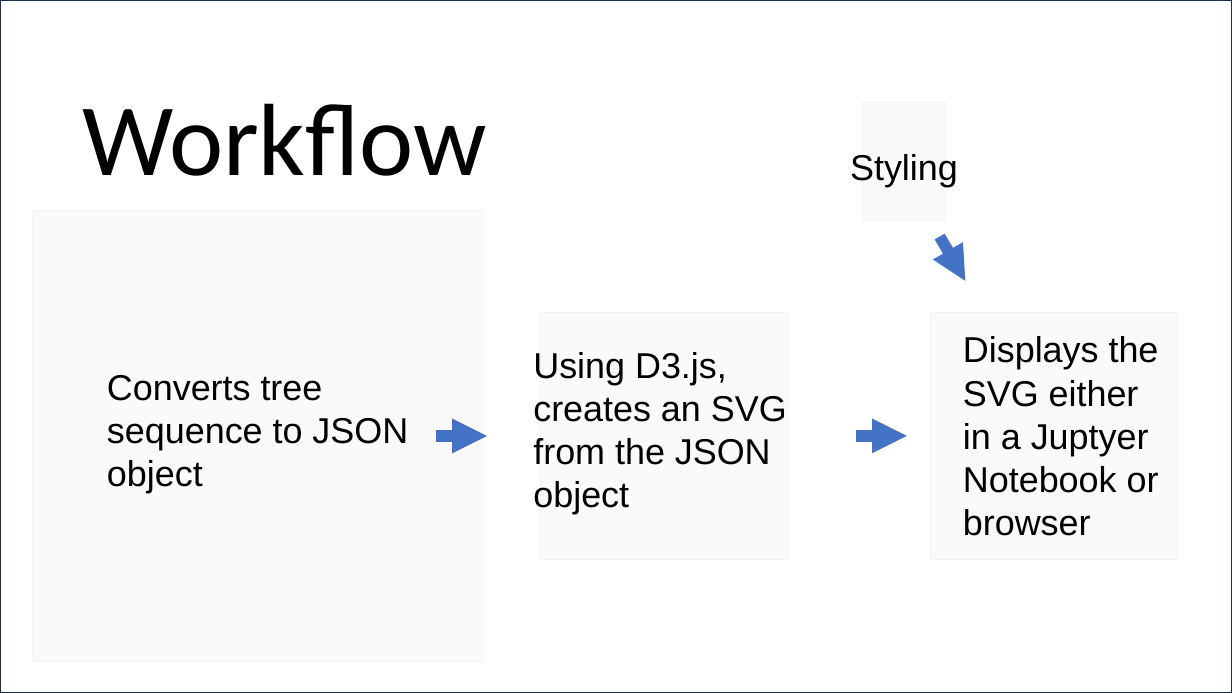
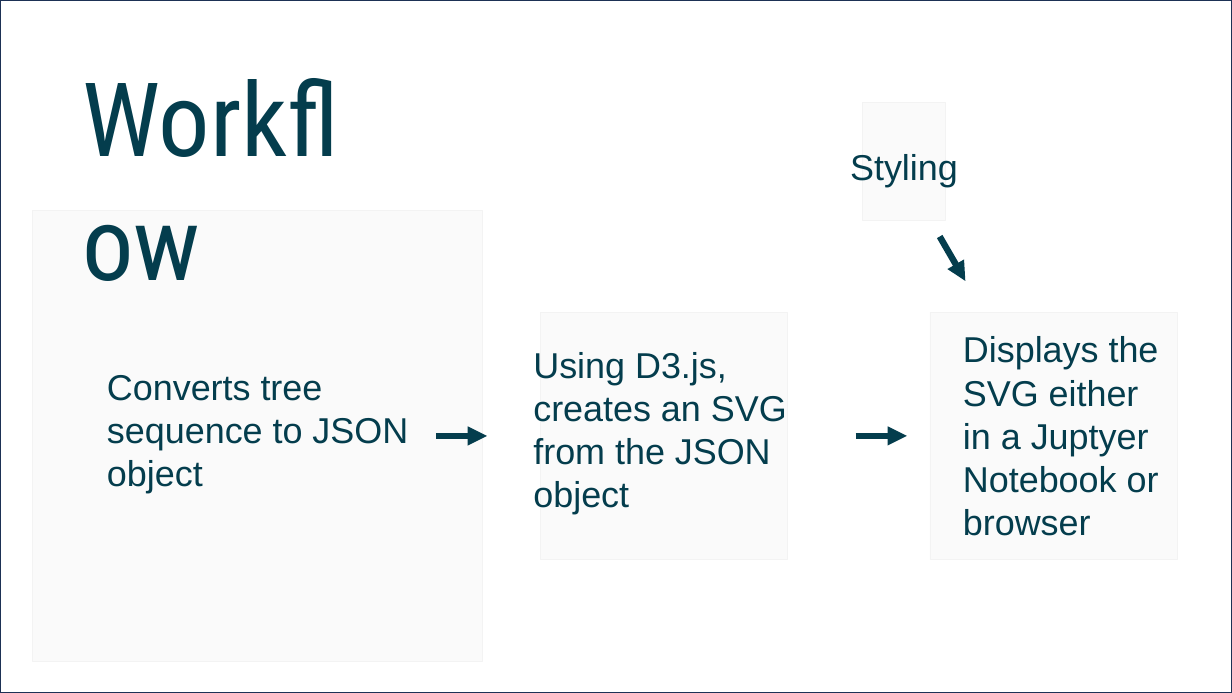
Before and after one commit to kitchensjn/tskit_arg_visualizer, a slide deck: slide 7 of tskit_presentation.pptx (slide 5 before the commit). Drawn at 1232x693 pixels with LibreOffice and Linux fonts; fonts in the diff are those of the drawing; grey boxes stand for pictures. Boxes give left, top, right and bottom in pixels: in the first picture for what was removed or moved away, otherwise in the second. Text is boxed around its words. In the diff, an @@ line names an element or a change of style, - is before the commit and + after.

```diff
--- a/tskit_presentation.pptx
+++ b/tskit_presentation.pptx
@@ text "Workflow": place and size @@
-text "Workflow" at [82, 103, 487, 176]
+text "Workflow" at [73, 50, 395, 184]
@@ text "Workflow" at [73, 50, 395, 184]: font Calibri to Roboto Condensed, text colour #000000 to #043D4D @@
@@ arrow (940, 237) - (966, 281): stroke #4472C4 9 pt to #043D4D 5 pt @@
@@ text colour #000000 to #043D4D in 4 elements at [107, 375, 408, 493], [533, 352, 787, 514], [850, 154, 958, 187], [963, 336, 1159, 536] @@
@@ arrow (436, 436) - (487, 436): stroke #4472C4 9 pt to #043D4D 5 pt @@
@@ arrow (856, 436) - (908, 436): stroke #4472C4 9 pt to #043D4D 5 pt @@
```
Also in this commit, not shown: 2 other slides changed, 18 slides added.
